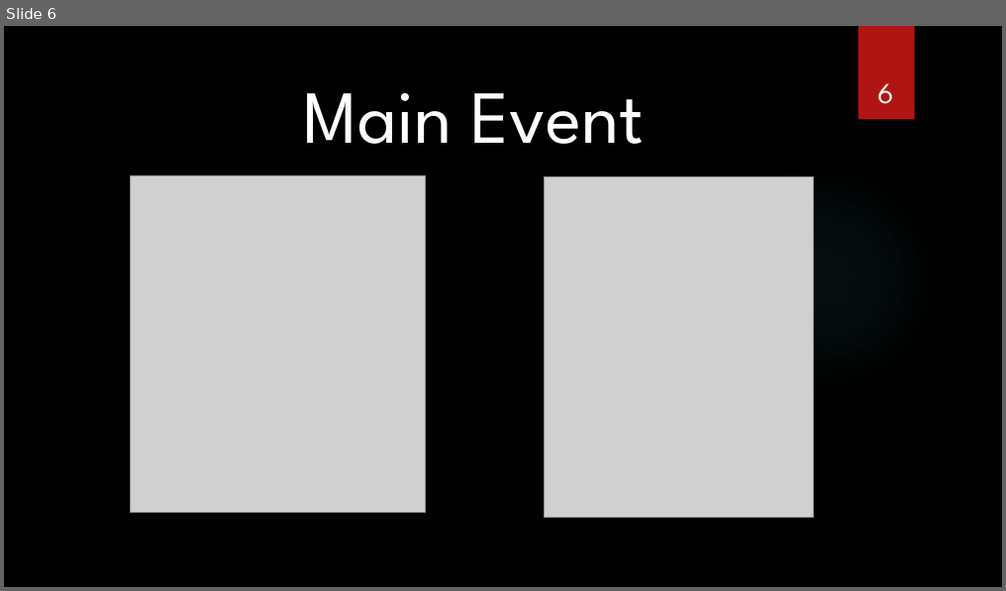
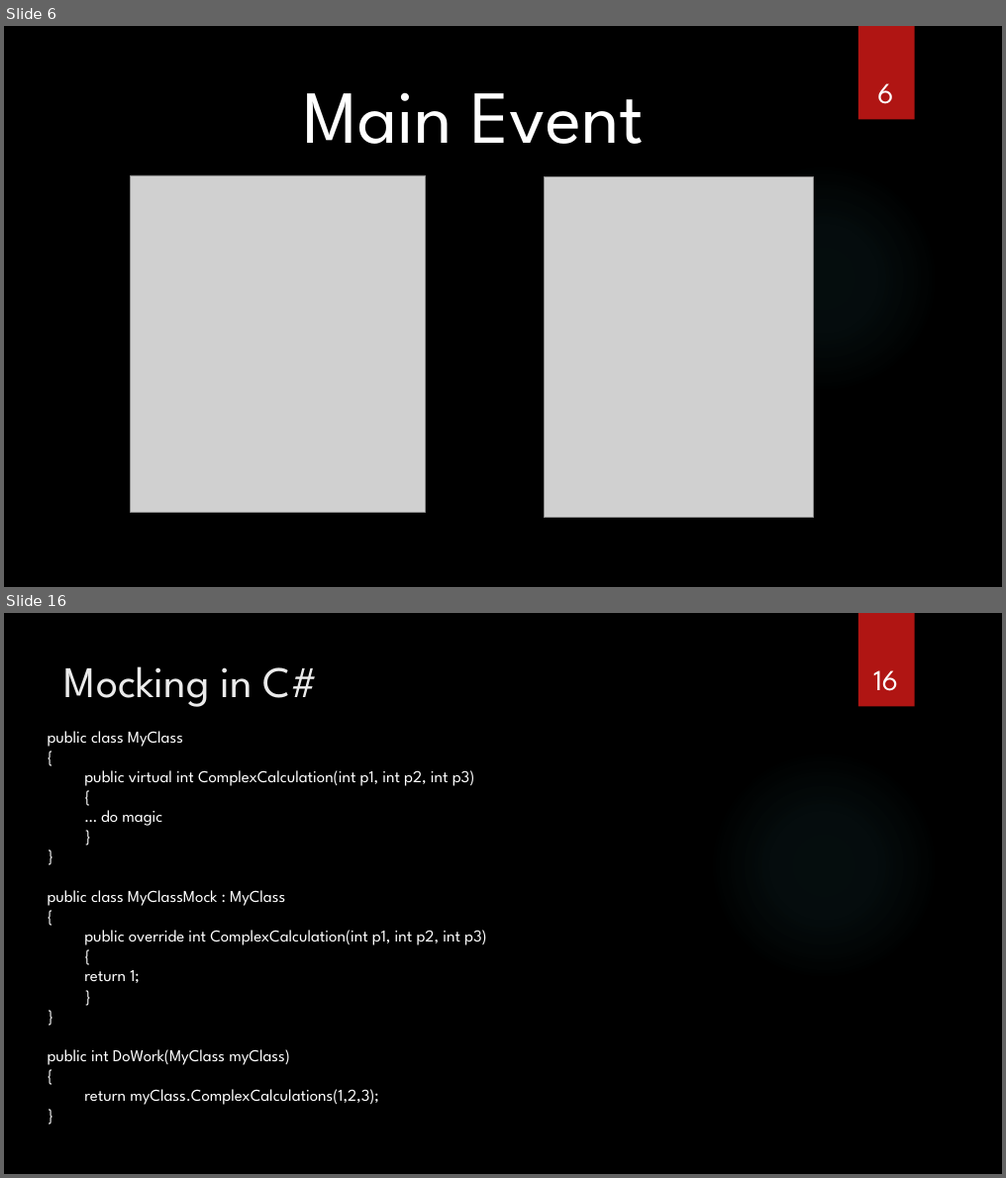
Before and after one commit to jbalman/SoftwareChange, a slide deck: Using DI and IOC - Mocking and Testing/Using DI and IOC - Mocking and Testing.pptx. Shown one above the other, each under a label of ours: slide 6 before the commit, slides 6 and 16 after it; the slides between them are not shown. The pictures are 1006x591 and 1006x1178 pixels, drawn with LibreOffice and Linux fonts; fonts in the diff are those of the drawing; grey boxes stand for pictures; background and template pictures are left out. Boxes give left, top, right and bottom in pixels: in the first picture for what was removed or moved away, otherwise in the second. Text is boxed around its words. In the diff, an @@ line names an element or a change of style, - is before the commit and + after.

```diff
--- a/Using DI and IOC - Mocking and Testing/Using DI and IOC - Mocking and Testing.pptx
+++ b/Using DI and IOC - Mocking and Testing/Using DI and IOC - Mocking and Testing.pptx
@@ slide 16 added at [4,613,1002,1174], background picture (left out); not listed: 2 template elements that a slide beside it also shows @@
@@ title added at [64,666,319,707], 42 pt, text #EBEBEB @@
+Mocking in C#
@@ page number added at [873,670,898,691], 28 pt, text #FFFFFF @@
+16
@@ text added at [48,731,487,1105], 16 pt, text #FFFFFF @@
+public class MyClass
+{
+public virtual int ComplexCalculation(int p1, int p2, int p3)
+{
+… do magic
+}
+}
+public class MyClassMock : MyClass
+{
+public override int ComplexCalculation(int p1, int p2, int p3)
+{
+return 1;
+}
+}
+public int DoWork(MyClass myClass)
+{
+return myClass.ComplexCalculations(1,2,3);
+}
```
Also in this commit, not shown: 5 slides changed, 10 other slides added, 2 slides removed.
